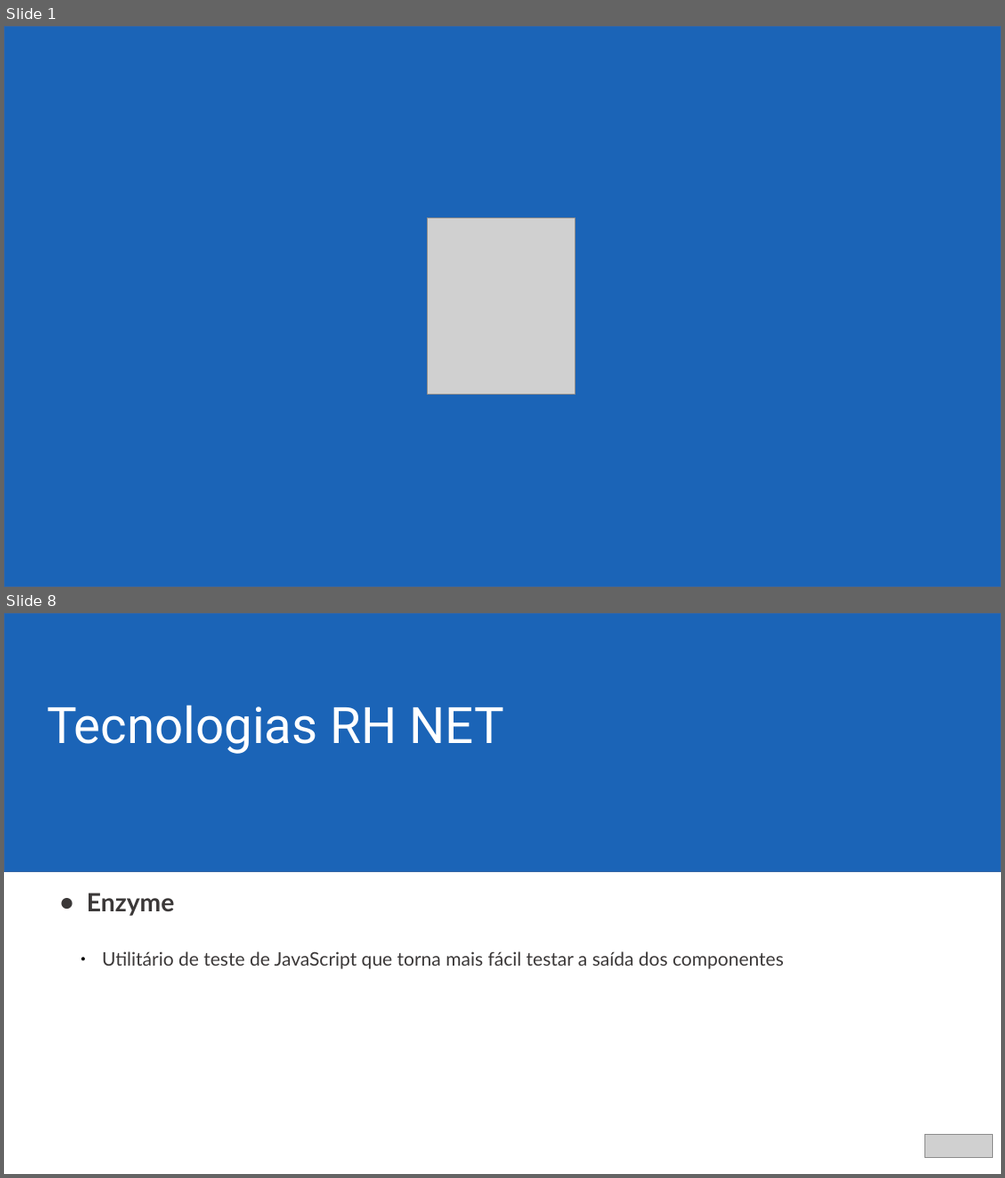
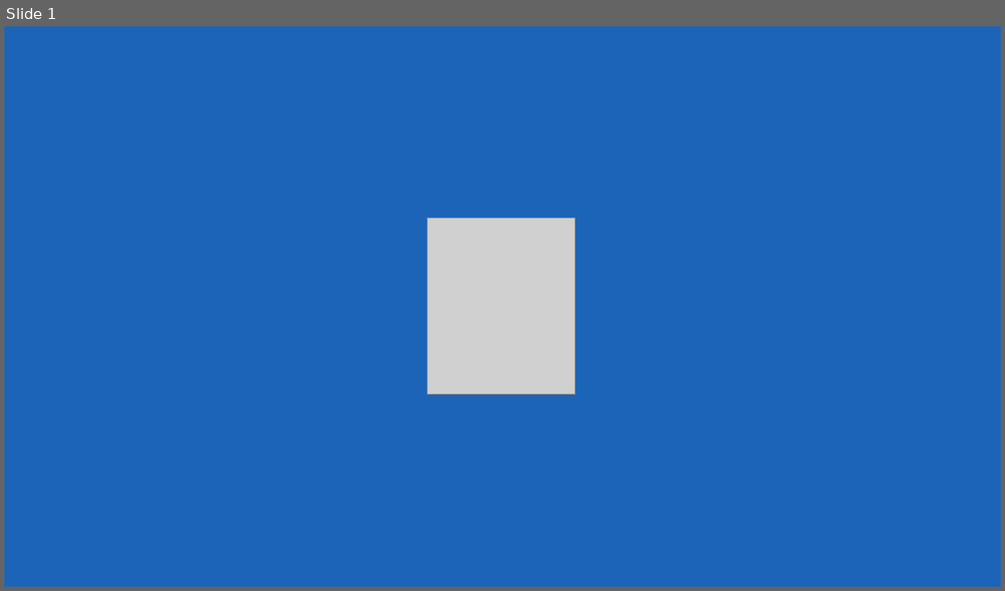
Before and after one commit to ericjrsilva/meetup-react-tests, a slide deck: apresentacao.odp. Shown one above the other, each under a label of ours: slides 1 and 8 before the commit, slide 1 after it; the slides between them are not shown. The pictures are 1005x1178 and 1005x591 pixels, drawn with LibreOffice and Linux fonts; fonts in the diff are those of the drawing; grey boxes stand for pictures; background and template pictures are left out. Boxes give left, top, right and bottom in pixels: in the first picture for what was removed or moved away, otherwise in the second. Text is boxed around its words. In the diff, an @@ line names an element or a change of style, - is before the commit and + after.

```diff
--- a/apresentacao.odp
+++ b/apresentacao.odp
@@ slide 8 removed at [4,613,1001,1174], background #FFFFFF @@
@@ rectangle removed at [4,613,1001,872] @@
@@ text removed at [47,705,504,754] @@
-Tecnologias RH NET
@@ text removed at [87,892,784,969] @@
-● Enzyme
-  ● Utilitário de teste de JavaScript que torna mais fácil testar a saída dos componentes
@@ picture removed at [926,1134,993,1158] @@
```
Also in this commit, not shown: 4 slides changed, 2 slides added, 2 other slides removed.
